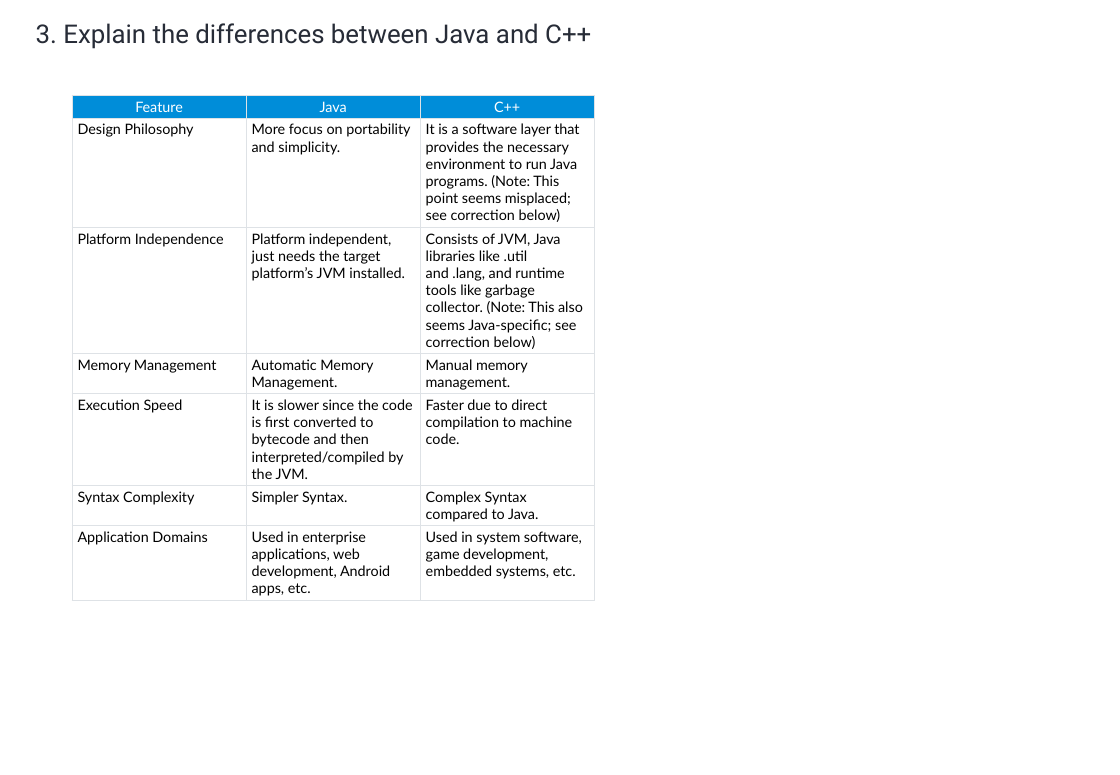
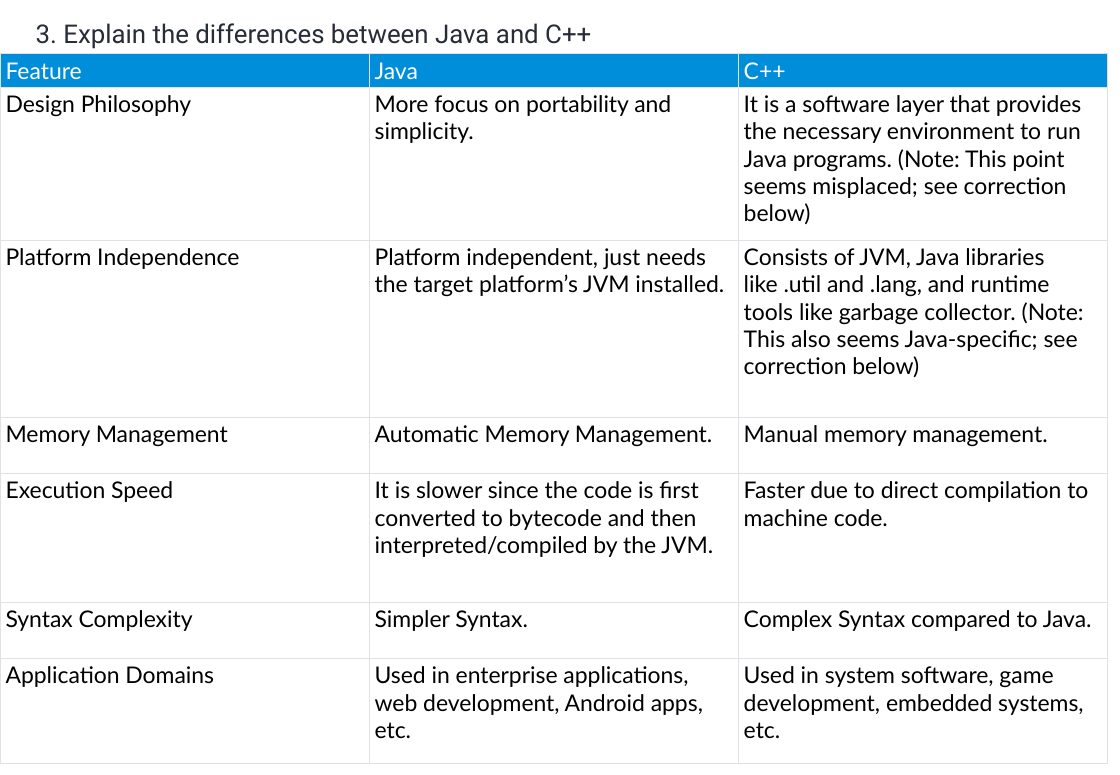
Before and after one commit to umalavanya/FullStackDevelopement_JavaSpring_SQL_ReactProjects, a slide deck: slide 2 of UmaTeachingMaterial/Java/Java-Interview-QA-Intellipaat.pptx. Drawn at 1120x775 pixels with LibreOffice and Linux fonts; fonts in the diff are those of the drawing. Boxes give left, top, right and bottom in pixels: in the first picture for what was removed or moved away, otherwise in the second. Text is boxed around its words. In the diff, an @@ line names an element or a change of style, - is before the commit and + after.

```diff
--- a/UmaTeachingMaterial/Java/Java-Interview-QA-Intellipaat.pptx
+++ b/UmaTeachingMaterial/Java/Java-Interview-QA-Intellipaat.pptx
@@ table at [0, 54, 1108, 763] @@
@@ size 10 to 16 pt @@
@@ alignment centre to left @@
@@ table: place and size @@
-table at [72, 95, 594, 600]
+table at [0, 54, 1108, 763]
```
Also in this commit, not shown: 20 other slides changed, 3 other files.
